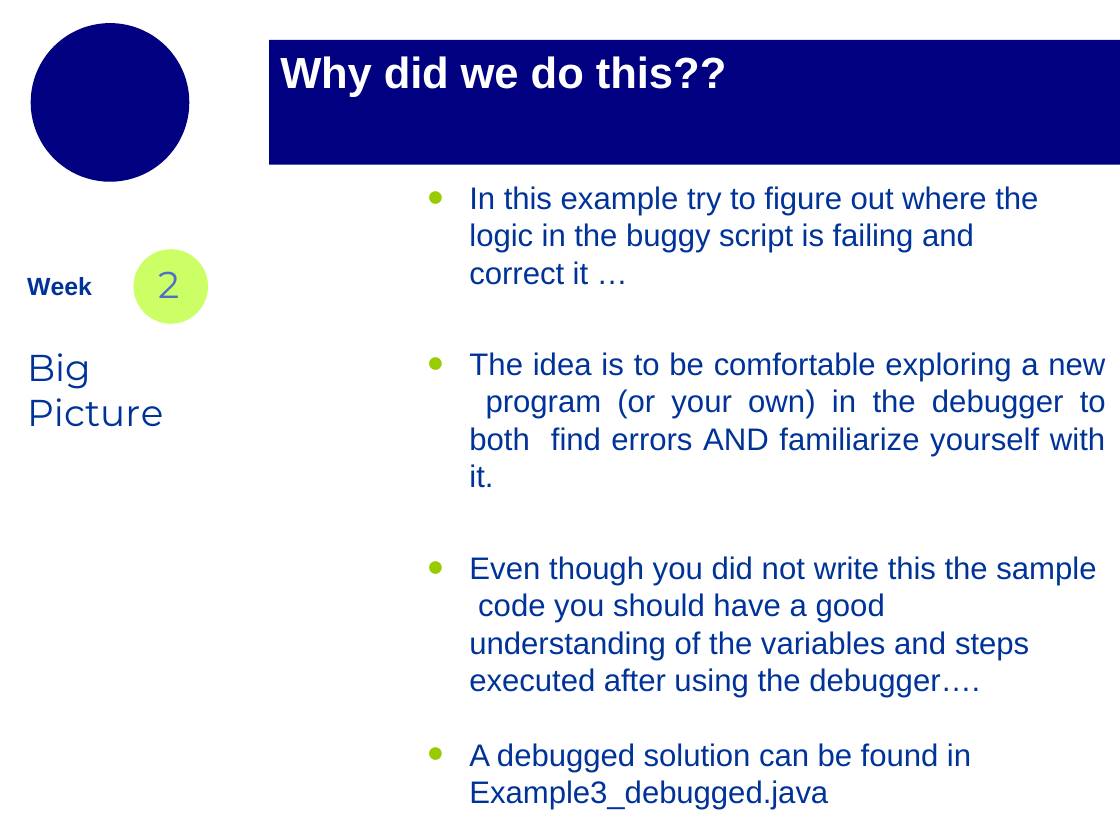
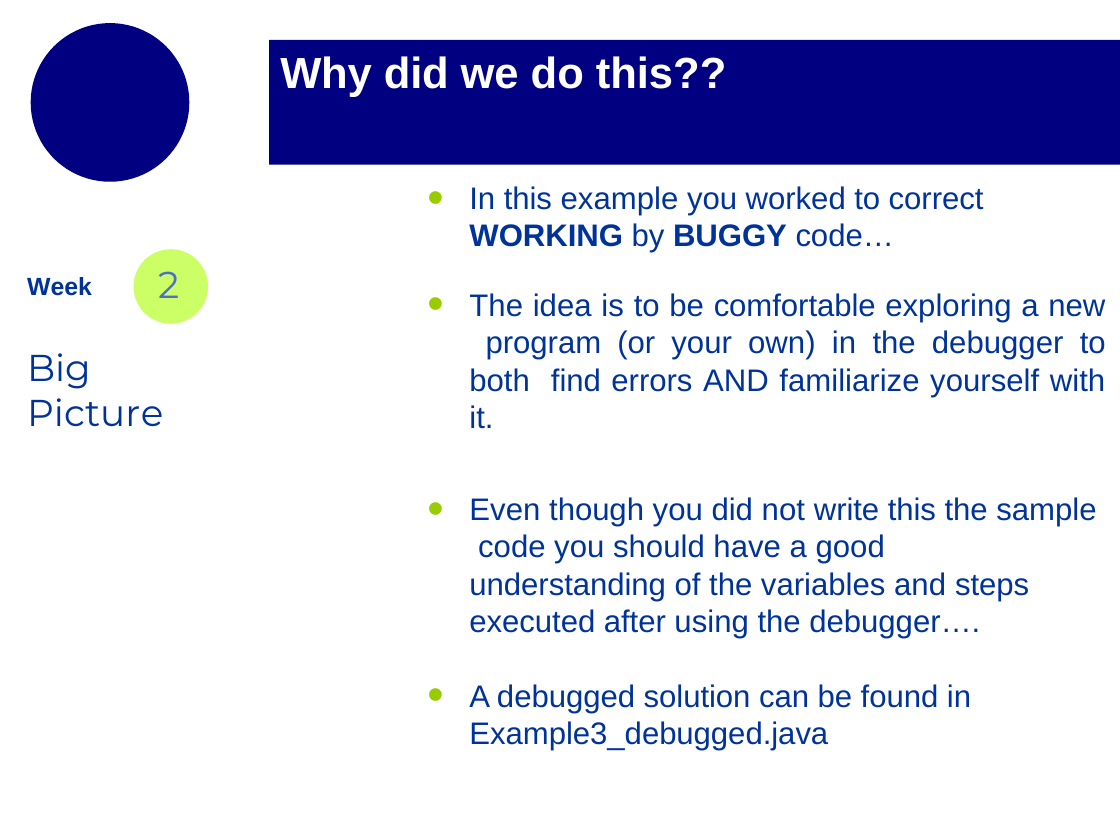
Before and after one commit to mikejohnson51/geog178_2019, a slide deck: slide 39 of section_slides/week2_section_slides_2.pptx (slide 38 before the commit). Drawn at 1120x840 pixels with LibreOffice and Linux fonts; fonts in the diff are those of the drawing; background and template pictures are left out. Boxes give left, top, right and bottom in pixels: in the first picture for what was removed or moved away, otherwise in the second. Text is boxed around its words. In the diff, an @@ line names an element or a change of style, - is before the commit and + after.

```diff
--- a/section_slides/week2_section_slides_2.pptx
+++ b/section_slides/week2_section_slides_2.pptx
@@ text at bbox=[469, 186, 984, 253]: text changed @@
-• In this example try to figure out where the logic in the buggy script is failing and correct it …
+• In this example you worked to correct WORKING by BUGGY code…
@@ text "The idea is to be ...": place and size @@
-text "The idea is to be ..." at bbox=[469, 352, 1106, 772]
+text "The idea is to be ..." at bbox=[469, 293, 1106, 713]
```
Also in this commit, not shown: 26 other slides changed, 1 slide added, 3 other files.
